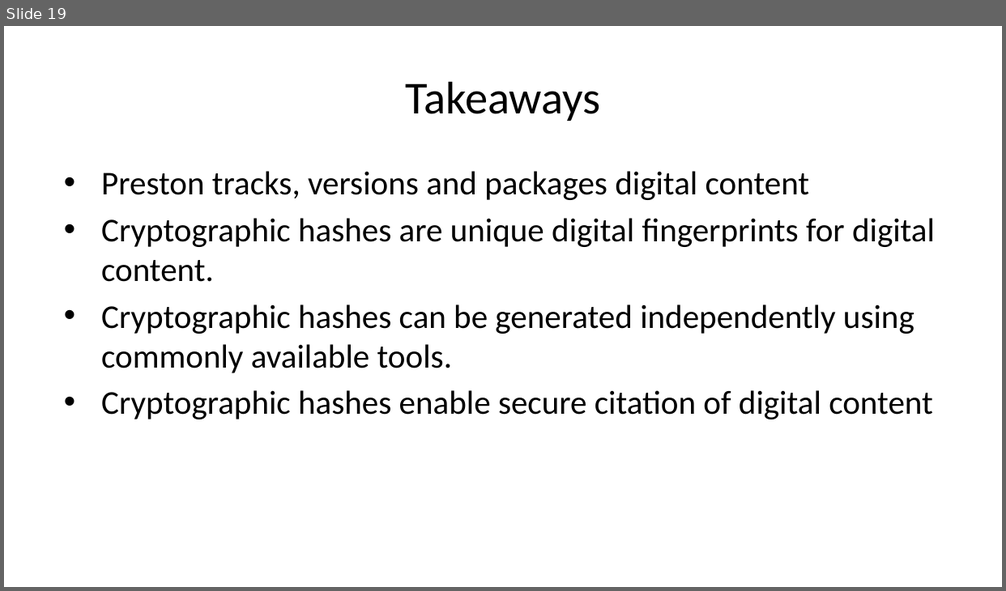
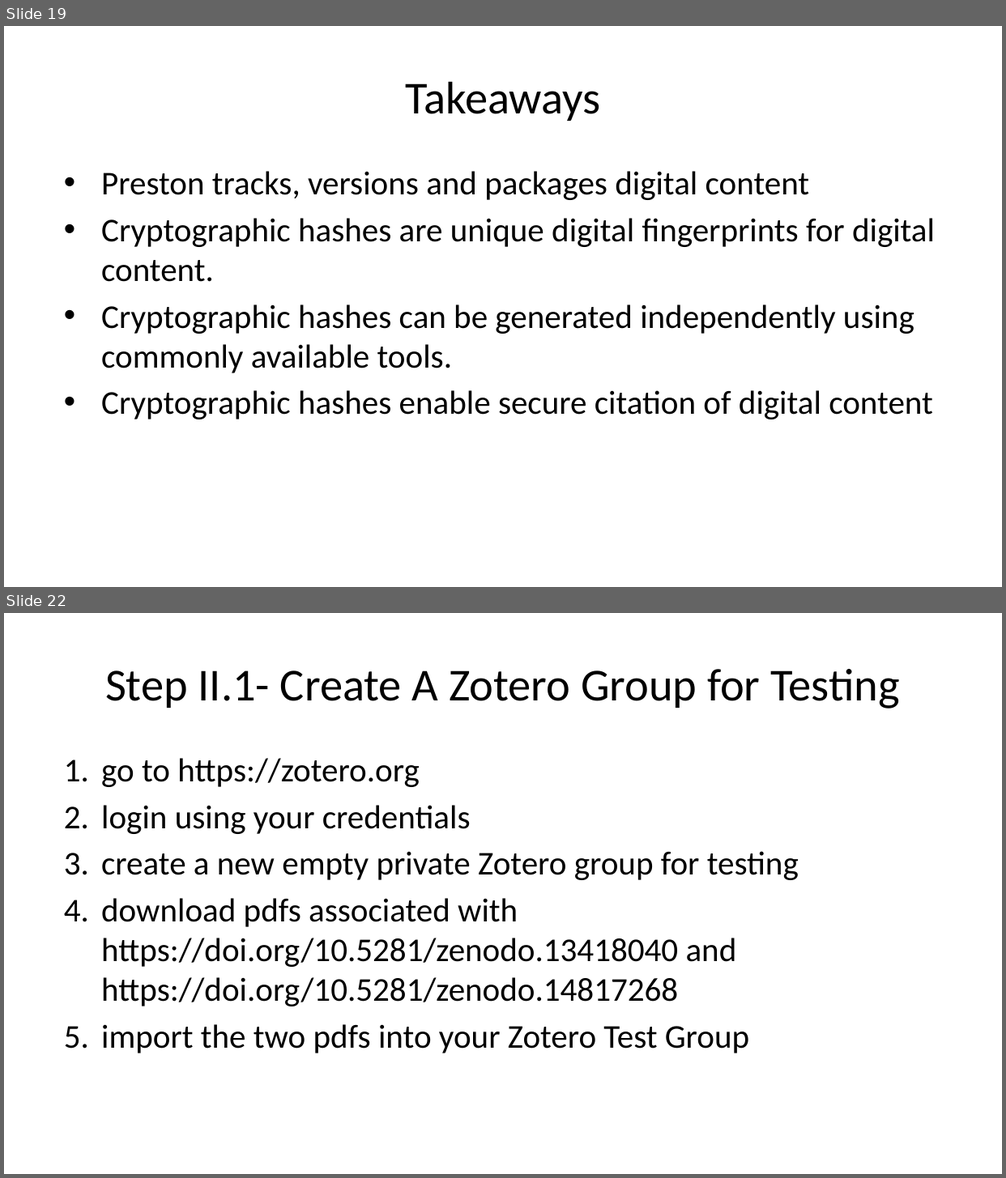
Before and after one commit to bat-literature/bat-literature.github.io, a slide deck: workshop.pptx. Shown one above the other, each under a label of ours: slide 19 before the commit, slides 19 and 22 after it; the slides between them are not shown. The pictures are 1006x591 and 1006x1178 pixels, drawn with LibreOffice and Linux fonts; fonts in the diff are those of the drawing. Boxes give left, top, right and bottom in pixels: in the first picture for what was removed or moved away, otherwise in the second. Text is boxed around its words. In the diff, an @@ line names an element or a change of style, - is before the commit and + after.

```diff
--- a/workshop.pptx
+++ b/workshop.pptx
@@ slide 22 added at (4, 613, 1002, 1174), background #FFFFFF @@
@@ title added at (105, 669, 900, 709), 33 pt, text #000000 @@
+Step II.1- Create A Zotero Group for Testing
@@ text added at (101, 758, 799, 1054), 24 pt, text #000000 @@
+1. go to https://zotero.org
+2. login using your credentials
+3. create a new empty private Zotero group for testing
+4. download pdfs associated with https://doi.org/10.5281/zenodo.13418040 and https://doi.org/10.5281/zenodo.14817268
+5. import the two pdfs into your Zotero Test Group
```
Also in this commit, not shown: 13 slides changed, 5 other slides added, 3 other files.
